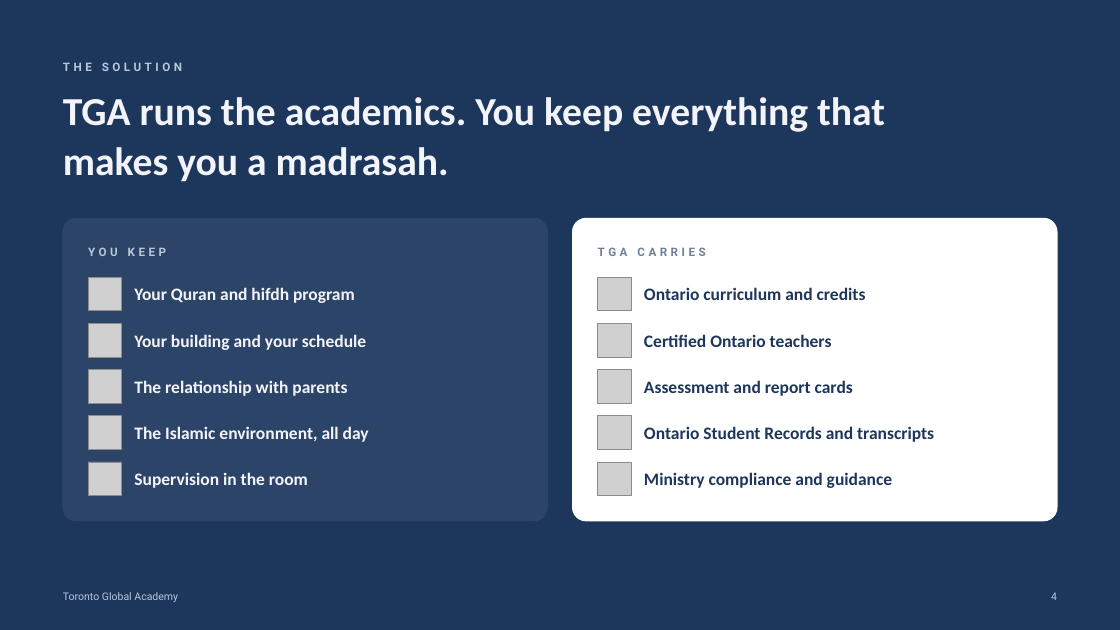
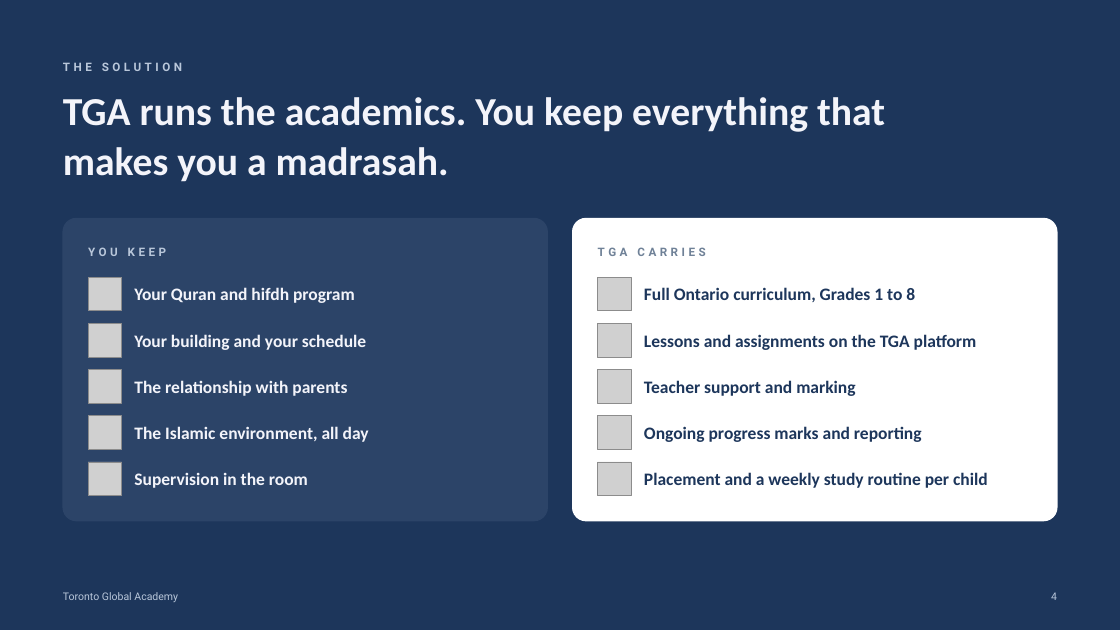
Before and after one commit to Mzbaig9/awesome-notebookLM-prompts-zainbaig, a slide deck: slide 4 of deck/TGA-Partnership-Deck.pptx. Drawn at 1120x630 pixels with LibreOffice and Linux fonts; fonts in the diff are those of the drawing; grey boxes stand for pictures. Boxes give left, top, right and bottom in pixels: in the first picture for what was removed or moved away, otherwise in the second. Text is boxed around its words. In the diff, an @@ line names an element or a change of style, - is before the commit and + after.

```diff
--- a/deck/TGA-Partnership-Deck.pptx
+++ b/deck/TGA-Partnership-Deck.pptx
@@ text at [644, 287, 915, 302]: text changed @@
-Ontario curriculum and credits
+Full Ontario curriculum, Grades 1 to 8
@@ text at [644, 334, 977, 350]: text changed @@
-Certified Ontario teachers
+Lessons and assignments on the TGA platform
@@ text at [644, 380, 855, 396]: text changed @@
-Assessment and report cards
+Teacher support and marking
@@ text at [644, 426, 922, 442]: text changed @@
-Ontario Student Records and transcripts
+Ongoing progress marks and reporting
@@ text at [644, 472, 988, 488]: text changed @@
-Ministry compliance and guidance
+Placement and a weekly study routine per child
```
Also in this commit, not shown: 9 other slides changed, 3 slides added, 2 slides removed, 2 other files.
